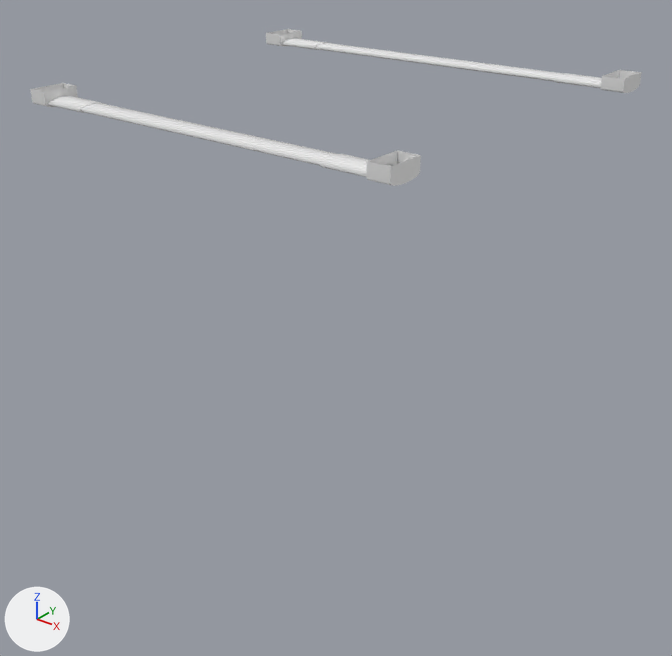
One commit to the glTF model assets/scene/merged-meshes/-1_0_-1_MI_LampSet02_no_ins.gltf: the scene before it, then after it.
The view is the same before and after, from a 50 mm lens placed at (-6.84, -21.46, -12.62), pointed at (-14.1, -12.39, -18.24). The lights are fixed; the arrows at lower left show +X, +Y and +Z. Vertices at the same position are counted once.

The scene before the commit, as lines of its bpy script (objects in view):
```python
me_1_0__1_mi_lampset02_no_ins = bpy.data.meshes.new('-1_0_-1_MI_LampSet02_no_ins')
me_1_0__1_mi_lampset02_no_ins.from_pydata(...)  # 436 vertices, 760 faces; spans x -17.46..-11.41, y -14.99..-9.46, z -15.1..-14.89
ob_mesh = bpy.data.objects.new('Mesh', me_1_0__1_mi_lampset02_no_ins)
ob_mesh.location = (0.0, 0.0, 0.0)
```
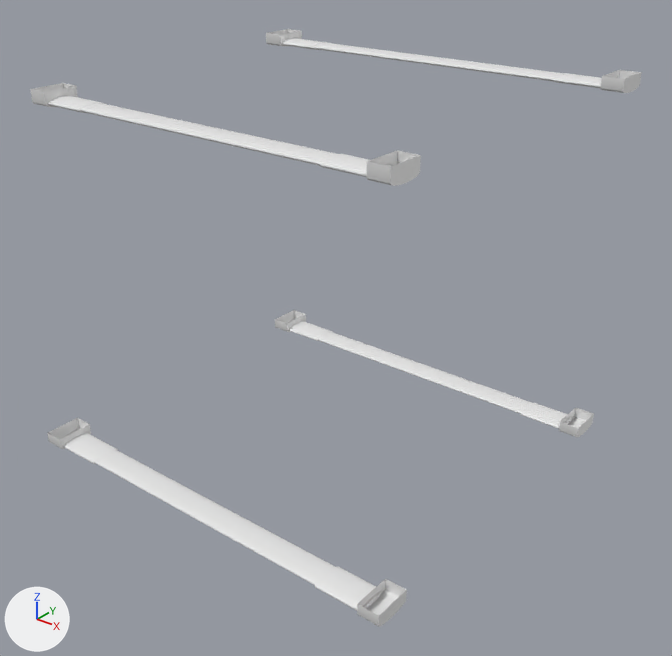
The newer file is also turned or shifted as a whole; pictures and numbers use the older file's frame.

Diff of the bpy script that builds the scene:
```diff
--- a/assets/scene/merged-meshes/-1_0_-1_MI_LampSet02_no_ins.gltf.py
+++ b/assets/scene/merged-meshes/-1_0_-1_MI_LampSet02_no_ins.gltf.py
@@ me_1_0__1_mi_lampset02_no_ins @@
 me_1_0__1_mi_lampset02_no_ins.from_pydata(...)  # 436 vertices, 760 faces; spans x -17.46..-11.41, y -14.99..-9.46, z -15.1..-14.89
 # used by ob_mesh; location = (0.0, 0.0, 0.0)
+# me_1_0__1_mi_lampset02_no_ins part 1: a new loose piece, an 18-sided cylinder along x spanning x -16.474..-12.379, y -9.932..-9.536, z -20.177..-20.089
+# me_1_0__1_mi_lampset02_no_ins part 2: the loose piece of 55 vertices spanning x -17.17..-16.47, y -9.96..-9.51, z -15.08..-14.98 is copied, and the copy is moved by (0.0, 0.0, -5.1); it spans x -17.17..-16.47, y -9.96..-9.51, z -20.18..-20.08
+# me_1_0__1_mi_lampset02_no_ins part 3: the loose piece of 55 vertices spanning x -12.38..-11.69, y -9.96..-9.51, z -15.08..-14.98 is copied, and the copy is moved by (0.0, 0.0, -5.1); it spans x -12.38..-11.69, y -9.96..-9.51, z -20.18..-20.08
+# me_1_0__1_mi_lampset02_no_ins part 4: the loose piece of 36 vertices spanning x -11.71..-11.41, y -10.0..-9.46, z -15.1..-14.89 is copied, and the copy is moved by (0.0, 0.0, -5.1); it spans x -11.71..-11.41, y -10.0..-9.46, z -20.2..-19.99
+# me_1_0__1_mi_lampset02_no_ins part 5: the loose piece of 36 vertices spanning x -17.46..-17.16, y -10.0..-9.46, z -15.1..-14.89 is copied, and the copy is moved by (0.0, 0.0, -5.1); it spans x -17.46..-17.16, y -10.0..-9.46, z -20.2..-19.99
+# me_1_0__1_mi_lampset02_no_ins part 6: a new loose piece, an 18-sided cylinder along x spanning x -16.474..-12.379, y -14.922..-14.526, z -20.177..-20.089
+# me_1_0__1_mi_lampset02_no_ins part 7: the loose piece of 55 vertices spanning x -17.17..-16.47, y -9.96..-9.51, z -15.08..-14.98 is copied, and the copy is moved by (0.0, -4.99, -5.1); it spans x -17.17..-16.47, y -14.95..-14.5, z -20.18..-20.08
+# me_1_0__1_mi_lampset02_no_ins part 8: the loose piece of 55 vertices spanning x -12.38..-11.69, y -9.96..-9.51, z -15.08..-14.98 is copied, and the copy is moved by (0.0, -4.99, -5.1); it spans x -12.38..-11.69, y -14.95..-14.5, z -20.18..-20.08
+# me_1_0__1_mi_lampset02_no_ins part 9: the loose piece of 36 vertices spanning x -11.71..-11.41, y -10.0..-9.46, z -15.1..-14.89 is copied, and the copy is moved by (0.0, -4.99, -5.1); it spans x -11.71..-11.41, y -14.99..-14.45, z -20.2..-19.99
+# me_1_0__1_mi_lampset02_no_ins part 10: the loose piece of 36 vertices spanning x -17.46..-17.16, y -10.0..-9.46, z -15.1..-14.89 is copied, and the copy is moved by (0.0, -4.99, -5.1); it spans x -17.46..-17.16, y -14.99..-14.45, z -20.2..-19.99
```

Location of each change, (x1, y1, x2, y2) in pixels of the pictures (672 x 656 px):
'Mesh', reshaped (279% taller): before (30, 29, 642, 186); after (30, 29, 642, 627)
part 1 of me_1_0__1_mi_lampset02_no_ins, added: after (319, 332, 532, 414)
part 2 of me_1_0__1_mi_lampset02_no_ins, added: after (289, 321, 333, 341)
part 3 of me_1_0__1_mi_lampset02_no_ins, added: after (521, 403, 574, 429)
part 4 of me_1_0__1_mi_lampset02_no_ins, added: after (559, 408, 594, 438)
part 5 of me_1_0__1_mi_lampset02_no_ins, added: after (275, 310, 306, 332)
part 6 of me_1_0__1_mi_lampset02_no_ins, added: after (95, 450, 335, 585)
part 7 of me_1_0__1_mi_lampset02_no_ins, added: after (64, 433, 118, 464)
part 8 of me_1_0__1_mi_lampset02_no_ins, added: after (315, 566, 384, 610)
part 9 of me_1_0__1_mi_lampset02_no_ins, added: after (357, 579, 407, 627)
part 10 of me_1_0__1_mi_lampset02_no_ins, added: after (47, 418, 91, 449)
